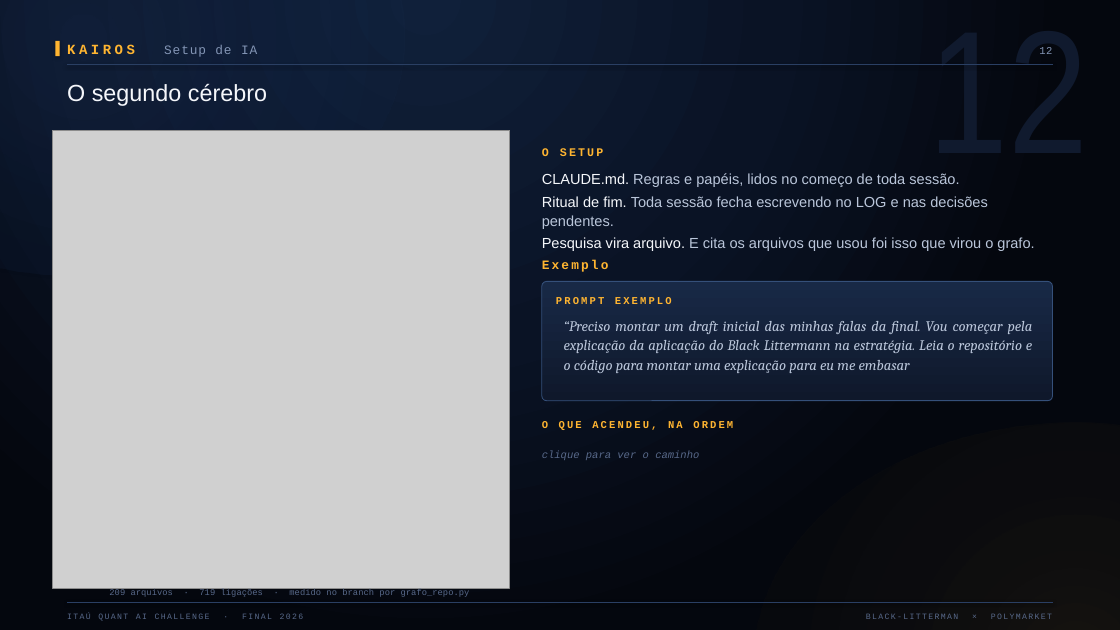
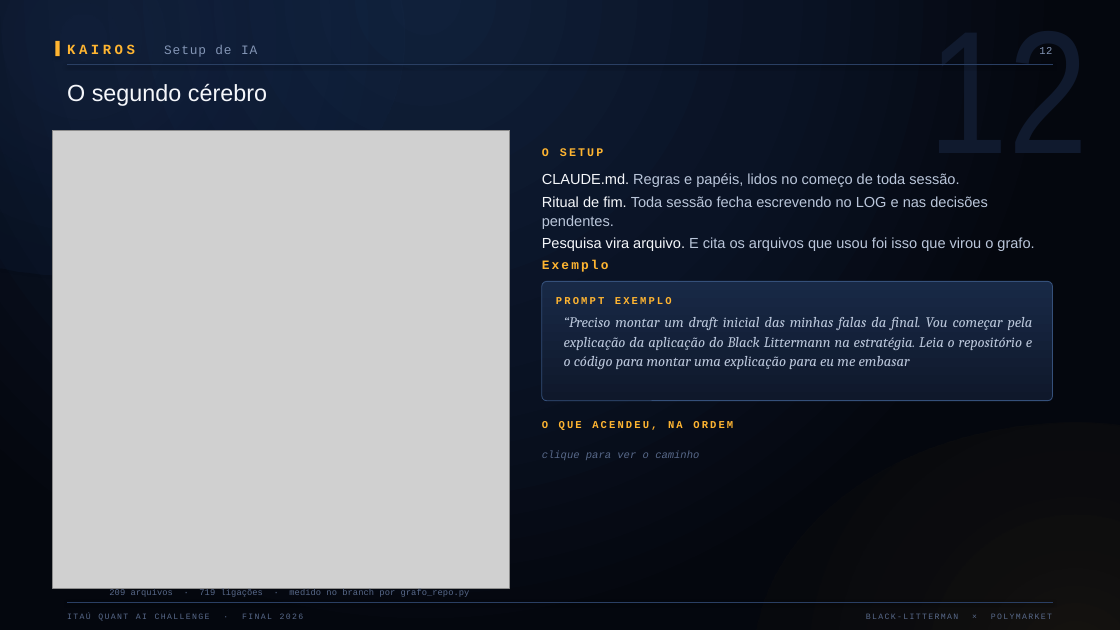
Before and after one commit to liahaller/Desafio-Quant-Itau, a slide deck: slide 2 of Final/Slides_novos.pptx. Drawn at 1120x630 pixels with LibreOffice and Linux fonts; fonts in the diff are those of the drawing; grey boxes stand for pictures. Boxes give left, top, right and bottom in pixels: in the first picture for what was removed or moved away, otherwise in the second. Text is boxed around its words. In the diff, an @@ line names an element or a change of style, - is before the commit and + after.

```diff
--- a/Final/Slides_novos.pptx
+++ b/Final/Slides_novos.pptx
@@ text "“Preciso montar um draft inicial ...": place and size @@
-text "“Preciso montar um draft inicial ..." at (564,321,1033,373)
+text "“Preciso montar um draft inicial ..." at (564,317,1033,369)
```
Also in this commit, not shown: 2 other slides changed, 13 other files.
